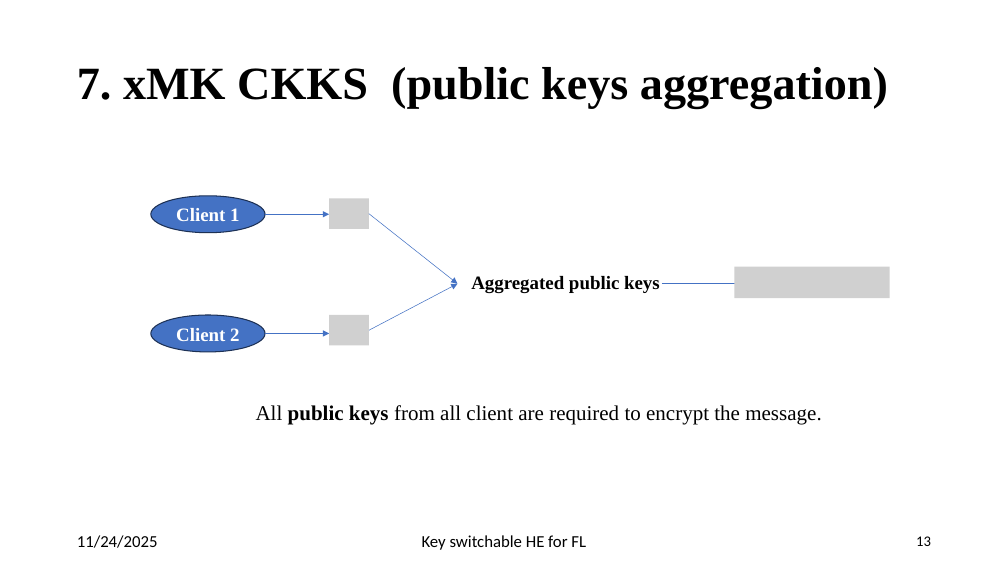
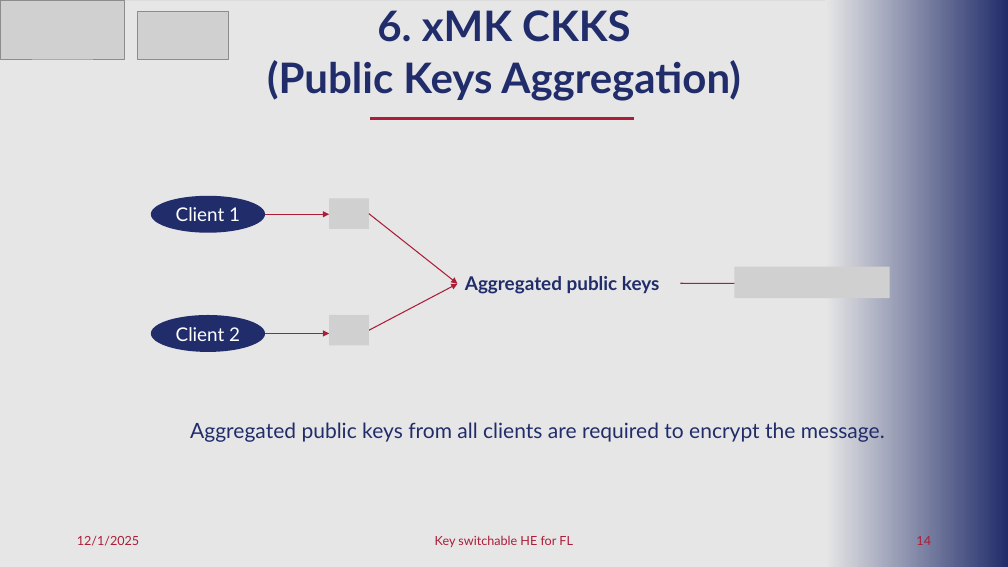
Before and after one commit to pyb0b/master-thesis-report, a slide deck: slide 14 of Final Presentation.pptx (slide 13 before the commit). Drawn at 1008x567 pixels with LibreOffice and Linux fonts; fonts in the diff are those of the drawing; grey boxes stand for pictures. Boxes give left, top, right and bottom in pixels: in the first picture for what was removed or moved away, otherwise in the second. Text is boxed around its words. In the diff, an @@ line names an element or a change of style, - is before the commit and + after.

```diff
--- a/Final Presentation.pptx
+++ b/Final Presentation.pptx
@@ rectangle added at bbox=[0, 1, 1008, 567], fill #E6E6E6 @@
@@ picture added at bbox=[0, 0, 125, 59] @@
@@ picture added at bbox=[138, 12, 228, 59] @@
@@ text at bbox=[267, 10, 741, 101]: text changed; size 44 to 40 pt; font Times New Roman to Lato; text colour #000000 to #212D6A @@
-7. xMK CKKS (public keys aggregation)
+6. xMK CKKS
+(Public Keys Aggregation)
@@ rectangle added at bbox=[826, 0, 1008, 567], fill gradient #E6E6E6 to #212D6A @@
@@ line added from (634, 119) to (371, 119), #AB1D38 3 pt @@
@@ ellipse "Client 1" at bbox=[151, 196, 265, 233]: font Times New Roman to Lato, bold off; fill #4472C4 to #212D6A; outline #1E3256 1 pt to none @@
@@ arrow (265, 214) - (329, 214): stroke #4472C4 0.5 pt to #AB1D38 1 pt @@
@@ arrow (369, 214) - (457, 284): stroke #4472C4 0.5 pt to #AB1D38 1 pt @@
@@ text "Aggregated public keys" at bbox=[465, 276, 660, 294]: font Times New Roman to Lato, text colour #000000 to #212D6A @@
@@ arrow (369, 330) - (457, 284): stroke #4472C4 0.5 pt to #AB1D38 1 pt @@
@@ arrow moved from (662, 284) - (744, 284) to (681, 284) - (744, 284) @@
@@ arrow (681, 284) - (744, 284): stroke #4472C4 0.5 pt to #AB1D38 1 pt @@
@@ ellipse "Client 2" at bbox=[151, 315, 265, 352]: font Times New Roman to Lato, bold off; fill #4472C4 to #212D6A; outline #1E3256 1 pt to none @@
@@ arrow (265, 333) - (329, 333): stroke #4472C4 0.5 pt to #AB1D38 1 pt @@
@@ text at bbox=[190, 422, 885, 442]: text changed; font Times New Roman to Lato; text colour #000000 to #212D6A @@
-All public keys from all client are required to encrypt the message.
+Aggregated public keys from all clients are required to encrypt the message.
@@ text at bbox=[77, 536, 139, 546]: text changed; size 16 to 12 pt; font Calibri to Lato; text colour #000000 to #AB1D38 @@
-11/24/2025
+12/1/2025
@@ text "Key switchable HE for FL" at bbox=[435, 535, 573, 547]: size 16 to 12 pt, font Calibri to Lato, text colour #000000 to #AB1D38 @@
@@ page number at bbox=[916, 536, 931, 545]: text changed; size 14 to 12 pt; font Calibri to Lato; text colour #000000 to #AB1D38 @@
-13
+14
```
Also in this commit, not shown: 22 other slides changed, 11 slides added, 2 slides removed, 1 other file.
